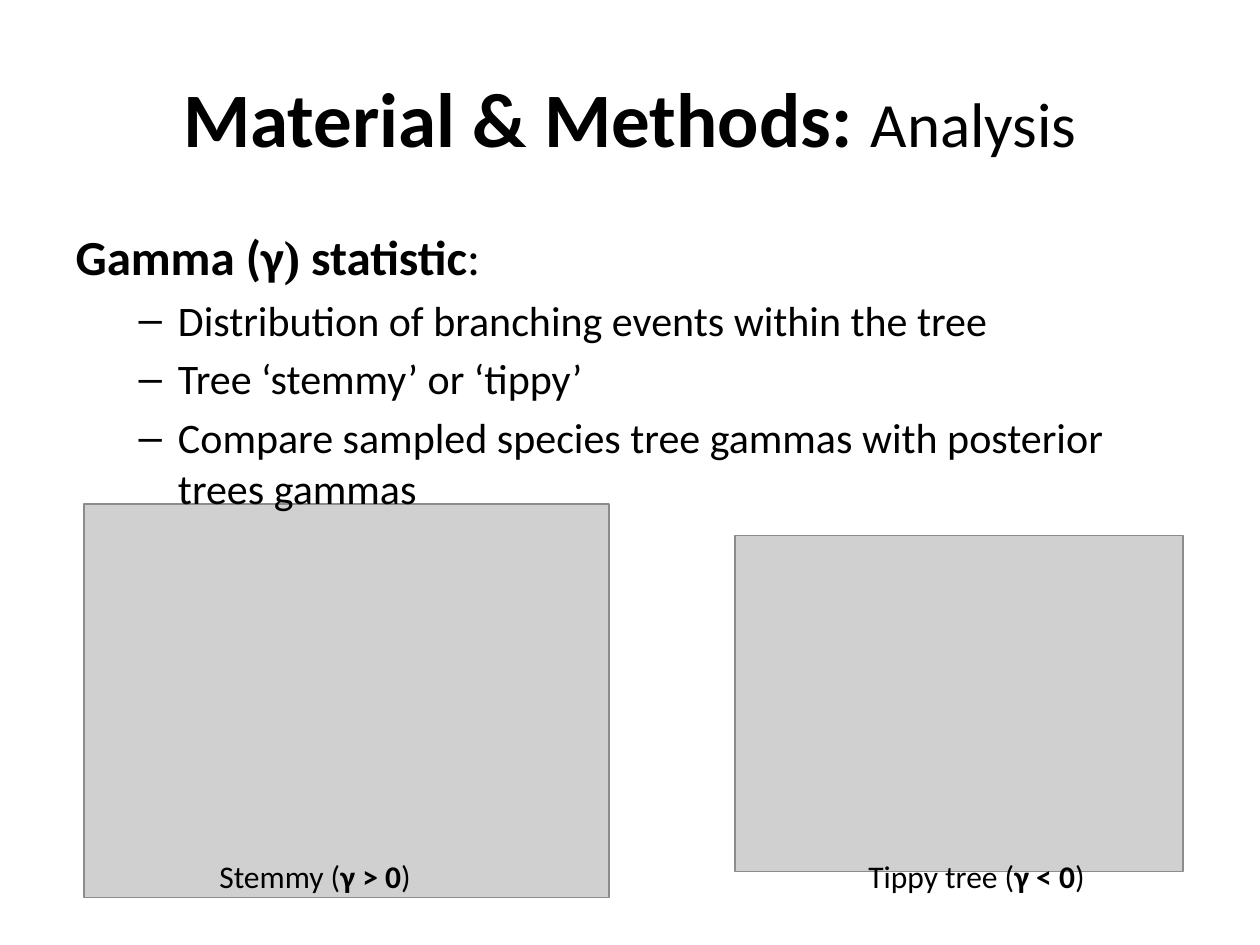
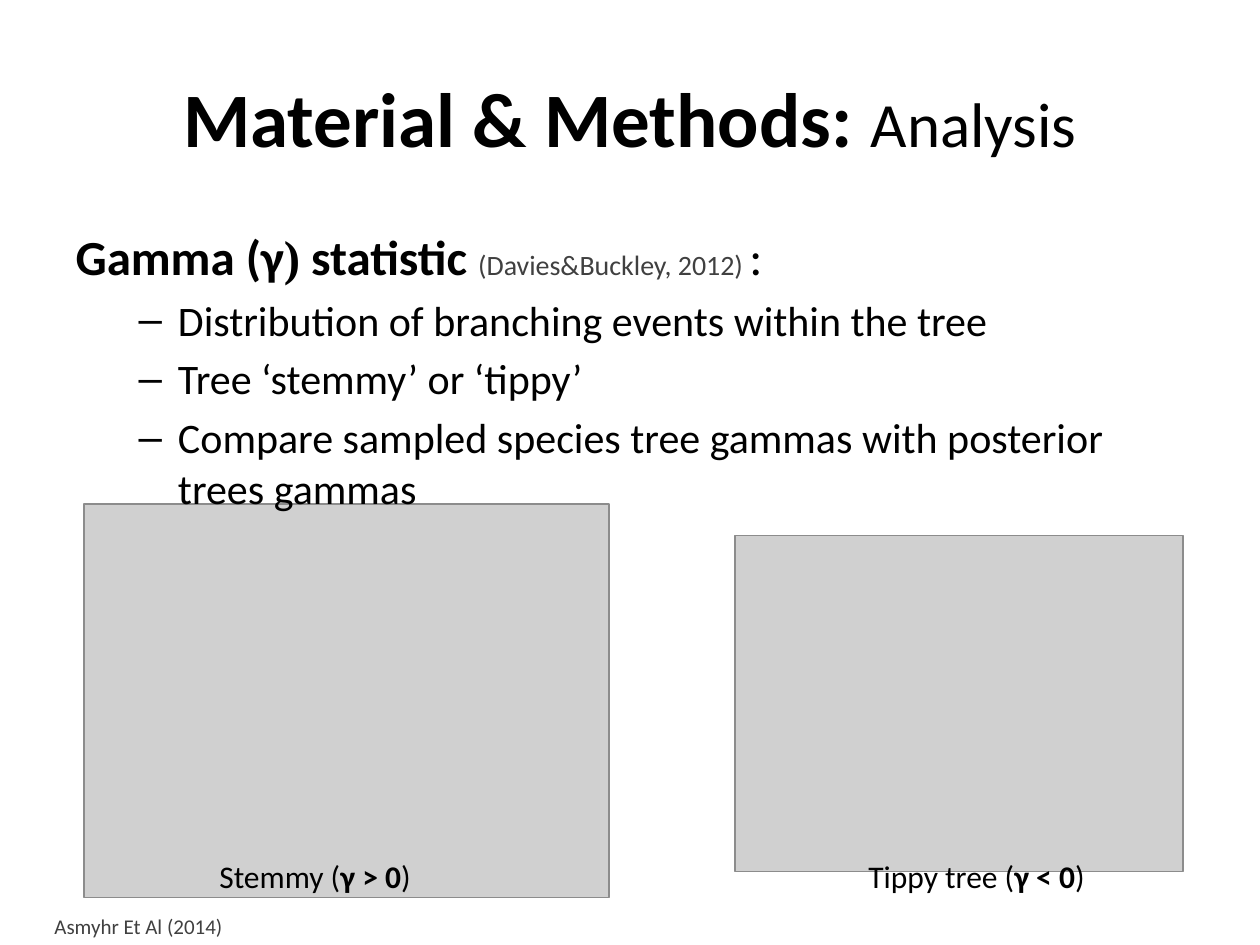
Before and after one commit to richelbilderbeek/Cer2016, a slide deck: slide 9 of doc/Cer2016_Femke Thon & Jolien Gay_without graphs.pptx (slide 10 before the commit). Drawn at 1260x945 pixels with LibreOffice and Linux fonts; fonts in the diff are those of the drawing; grey boxes stand for pictures; background and template pictures are left out. Boxes give left, top, right and bottom in pixels: in the first picture for what was removed or moved away, otherwise in the second. Text is boxed around its words. In the diff, an @@ line names an element or a change of style, - is before the commit and + after.

```diff
--- a/doc/Cer2016_Femke Thon & Jolien Gay_without graphs.pptx
+++ b/doc/Cer2016_Femke Thon & Jolien Gay_without graphs.pptx
@@ text at (76,239,743,286): text changed; size 28 to 16 pt; text colour #000000 to #404040; bold off @@
-Gamma (γ) statistic:
+Gamma (γ) statistic (Davies&Buckley, 2012) :
@@ text added at (54,919,222,938), 12 pt, text #404040 @@
+Asmyhr Et Al (2014)
```
Also in this commit, not shown: 3 other slides changed, 1 slide removed.
